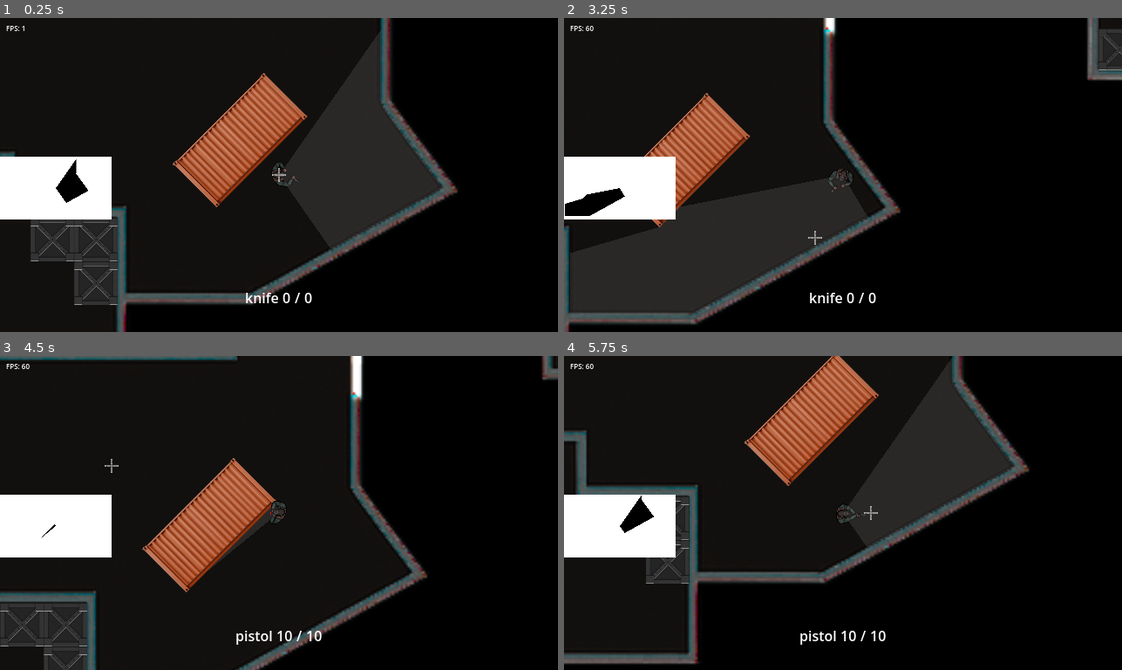
Above: before the commit, frames 1-4 (two rows, left to right).
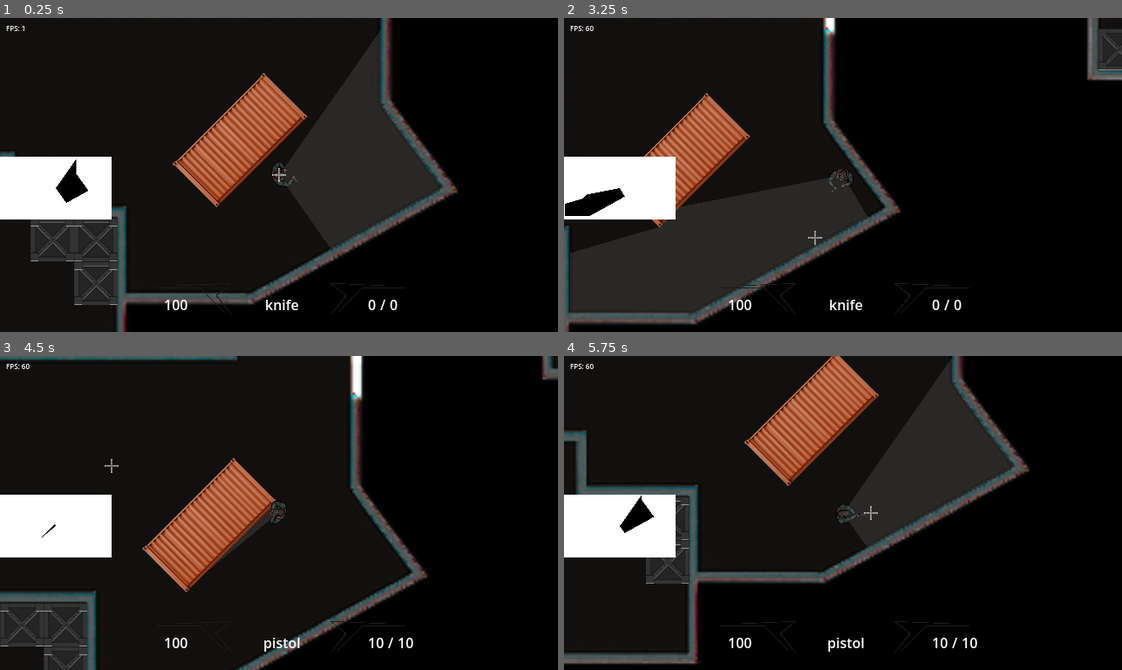
Above: after the commit, the same moments.

Repository: nathgoutam93/grey-line
Game: Godot game, scene res://scenes/maps/counter_strike/counter_strike.tscn
Same seed, same stepped clock (60 frames per second), same inputs: the game is played once before the commit and once after it. This scene is started directly instead of the project's main scene.
Inputs (mouse positions are in pixels of both pictures, inside the frame that each line leads up to):
- Up to frame 1 (0.25 s): no input
- Up to frame 2 (3.25 s): tap Enter at 0.5 s; move the mouse to (965, 159) at 0.52 s; hold D (move_right) 0.53-1.28 s; tap G (drop_weapon) at 0.6 s; move the mouse to (731, 190) at 1.27 s; hold S (move_down) 1.28-2.03 s; tap F (pickup) at 1.35 s; move the mouse to (898, 105) at 2.02 s; hold D (move_right) 2.03-2.78 s; click (898, 105) at 2.1 s; move the mouse to (815, 237) at 2.77 s; hold W (move_up) from 2.78 s (still down); tap Shift (slow_walk) at 2.85 s
- Up to frame 3 (4.5 s): move the mouse to (446, 560) at 3.52 s; release W (move_up) at 3.53 s; hold A (move_left) from 3.53 s (still down); tap Q (weapon_switch) at 3.6 s; move the mouse to (111, 465) at 4.27 s; tap G (drop_weapon) at 4.35 s
- Up to frame 4 (5.75 s): move the mouse to (870, 513) at 5.02 s; release A (move_left) at 5.03 s; hold S (move_down) from 5.03 s (still down); tap F (pickup) at 5.1 s

The runs differ from the first frame. In frame 1, 0.5% of the frame differs, in the area x 29-73%, y 84-95%; in frame 2, 0.6%; in frame 3, 0.6%; in frame 4, 0.7%, in the area x 28-75%, y 84-95%.

Commit message:
hotfix: fixed HUD also added health label on HUD

Diff:
--- a/components/health/health.gd
+++ b/components/health/health.gd
@@ -8,14 +8,14 @@
 signal die(killer_id: int)
 
 func _ready():
-    current_health = max_health
+	current_health = max_health
 
 # Call this function to apply damage
 func take_damage(amount: int, killer_id: int):
-    current_health -= amount
-    current_health = max(current_health, 0)
+	current_health -= amount
+	current_health = max(current_health, 0)
 
-    print("Took damage:", amount, "Current health:", current_health)
+	print("Took damage:", amount, "Current health:", current_health)
 
-    if current_health == 0:
-        emit_signal("die", killer_id)
+	if current_health == 0:
+		emit_signal("die", killer_id)
--- a/resources/weapons/hand_gun.tres
+++ b/resources/weapons/hand_gun.tres
@@ -27,7 +27,7 @@
 [resource]
 script = ExtResource("1_tir7r")
 name = "pistol"
-damage = 40
+damage = 50
 mag_size = 10
 reload_duration = 1.0
 equip_duration = 0.5
--- a/resources/weapons/rifle.tres
+++ b/resources/weapons/rifle.tres
@@ -28,7 +28,7 @@
 script = ExtResource("1_sbf7q")
 name = "rifle"
 weapon_type = 0
-damage = 50
+damage = 25
 mag_size = 25
 reload_duration = 1.4
 equip_duration = 0.5
--- a/scenes/player/_scripts/hud.gd
+++ b/scenes/player/_scripts/hud.gd
@@ -2,16 +2,24 @@
 
 @onready var _player: PlayerController = get_parent()
 
-@onready var weapon_name_label: Label = get_node("Control/HBoxContainer/weapon_name")
-@onready var ammo_left_label: Label = get_node("Control/HBoxContainer/HBoxContainer/ammo_left")
-@onready var mag_size_label: Label = get_node("Control/HBoxContainer/HBoxContainer/mag_size")
-
+@onready var health_label: Label = get_node("Control/HBoxContainer/Panel/hp")
+@onready var weapon_name_label: Label = get_node("Control/HBoxContainer/Panel3/weapon_name")
+@onready var ammo_left_label: Label = get_node("Control/HBoxContainer/Panel2/HBoxContainer/ammo_left")
+@onready var mag_size_label: Label = get_node("Control/HBoxContainer/Panel2/HBoxContainer/mag_size")
 
 func _ready() -> void:
-	if not get_multiplayer_authority() == multiplayer.get_unique_id():
-		hide()
+	_update_visibility()
+
+func _update_visibility() -> void:
+	var is_local_hud := _player.is_local_player or _player.owner_peer_id == multiplayer.get_unique_id()
+	visible = is_local_hud
 
 func _process(_delta: float) -> void:
+	_update_visibility()
+	if not visible:
+		return
+
+	health_label.text = str(_player.health_component.current_health)
 	weapon_name_label.text = str(_player.weapon_manager.get_current_weapon_name())
 	ammo_left_label.text = str(_player.weapon_manager.get_ammo_in_mag())
 	mag_size_label.text = str(_player.weapon_manager.get_mag_size())
--- a/scenes/player/player.tscn
+++ b/scenes/player/player.tscn
@@ -13,6 +13,7 @@
 [ext_resource type="PackedScene" uid="uid://cn2p2tt8leglj" path="res://components/movement/movement_component.tscn" id="12_hoixd"]
 [ext_resource type="Script" uid="uid://btw8i1fo6337l" path="res://scenes/player/_scripts/player_input.gd" id="13_gx1jg"]
 [ext_resource type="PackedScene" uid="uid://c6bubi5tu41qm" path="res://components/skeletal_mesh/character_skeletal.tscn" id="13_u5how"]
+[ext_resource type="Texture2D" uid="uid://bornhf45jlqk3" path="res://assets/sprites/hud/shape_1.png" id="14_kvlxm"]
 [ext_resource type="PackedScene" uid="uid://bdyn3d05wtfee" path="res://components/camera_shake/camera_shake.tscn" id="181_ooe3s"]
 [ext_resource type="PackedScene" uid="uid://dt3c830kdvwu6" path="res://components/sound_pool/sound_pool.tscn" id="187_ooe3s"]
 [ext_resource type="Script" uid="uid://mm1vvtgplxa3" path="res://scenes/player/_scripts/hud.gd" id="201_5o5no"]
@@ -106,7 +107,6 @@
 pool_size = 3
 
 [node name="HUD" type="CanvasLayer" parent="." unique_id=1705118506]
-visible = false
 script = ExtResource("201_5o5no")
 
 [node name="Control" type="Control" parent="HUD" unique_id=94047674]
@@ -124,32 +124,79 @@
 anchor_top = 1.0
 anchor_right = 0.5
 anchor_bottom = 1.0
-offset_left = -150.0
-offset_top = -79.0
-offset_right = 150.0
-offset_bottom = 1.0
+offset_left = -87.5
+offset_top = -23.0
+offset_right = 87.5
 grow_horizontal = 2
 grow_vertical = 0
 alignment = 1
 
-[node name="weapon_name" type="Label" parent="HUD/Control/HBoxContainer" unique_id=853865757]
-layout_mode = 2
-text = "Weapon Name"
-
-[node name="HBoxContainer" type="HBoxContainer" parent="HUD/Control/HBoxContainer" unique_id=516350813]
-layout_mode = 2
-
-[node name="ammo_left" type="Label" parent="HUD/Control/HBoxContainer/HBoxContainer" unique_id=1472230339]
+[node name="Panel" type="Control" parent="HUD/Control/HBoxContainer" unique_id=1790326385]
+layout_mode = 2
+size_flags_horizontal = 3
+
+[node name="hp" type="Label" parent="HUD/Control/HBoxContainer/Panel" unique_id=548193126]
+layout_mode = 0
+offset_left = -45.0
+offset_top = -20.0
+offset_right = -17.0
+offset_bottom = 3.0
+text = "100"
+
+[node name="TextureRect" type="TextureRect" parent="HUD/Control/HBoxContainer/Panel" unique_id=1782070255]
+layout_mode = 0
+offset_left = -60.0
+offset_top = -40.0
+offset_right = 40.0
+offset_bottom = 10.0
+texture = ExtResource("14_kvlxm")
+expand_mode = 1
+
+[node name="Panel3" type="Control" parent="HUD/Control/HBoxContainer" unique_id=1143777574]
+layout_mode = 2
+size_flags_horizontal = 3
+
+[node name="weapon_name" type="Label" parent="HUD/Control/HBoxContainer/Panel3" unique_id=853865757]
+layout_mode = 0
+offset_top = -20.0
+offset_right = 64.0
+offset_bottom = 3.0
+text = "Weapon"
+horizontal_alignment = 1
+vertical_alignment = 1
+
+[node name="Panel2" type="Control" parent="HUD/Control/HBoxContainer" unique_id=1184221924]
+layout_mode = 2
+size_flags_horizontal = 3
+
+[node name="HBoxContainer" type="HBoxContainer" parent="HUD/Control/HBoxContainer/Panel2" unique_id=516350813]
+layout_mode = 0
+offset_left = 70.0
+offset_top = -20.0
+offset_right = 123.0
+offset_bottom = 3.0
+
+[node name="ammo_left" type="Label" parent="HUD/Control/HBoxContainer/Panel2/HBoxContainer" unique_id=1472230339]
 layout_mode = 2
 text = "12"
 
-[node name="Label" type="Label" parent="HUD/Control/HBoxContainer/HBoxContainer" unique_id=181973341]
+[node name="Label" type="Label" parent="HUD/Control/HBoxContainer/Panel2/HBoxContainer" unique_id=181973341]
 layout_mode = 2
 text = "/"
 
-[node name="mag_size" type="Label" parent="HUD/Control/HBoxContainer/HBoxContainer" unique_id=1309342777]
+[node name="mag_size" type="Label" parent="HUD/Control/HBoxContainer/Panel2/HBoxContainer" unique_id=1309342777]
 layout_mode = 2
 text = "36"
+
+[node name="TextureRect" type="TextureRect" parent="HUD/Control/HBoxContainer/Panel2" unique_id=836951792]
+layout_mode = 0
+offset_left = 20.0
+offset_top = -40.0
+offset_right = 120.0
+offset_bottom = 10.0
+texture = ExtResource("14_kvlxm")
+expand_mode = 1
+flip_h = true
 
 [node name="FpsCounter" parent="HUD/Control" unique_id=1412295425 instance=ExtResource("10_je7p5")]
 layout_mode = 0
Binary file added: assets/sprites/hud/shape_1.png
Not shown, added: assets/sprites/hud/shape_1.png.import
Not shown, changed: export_presets.cfg
